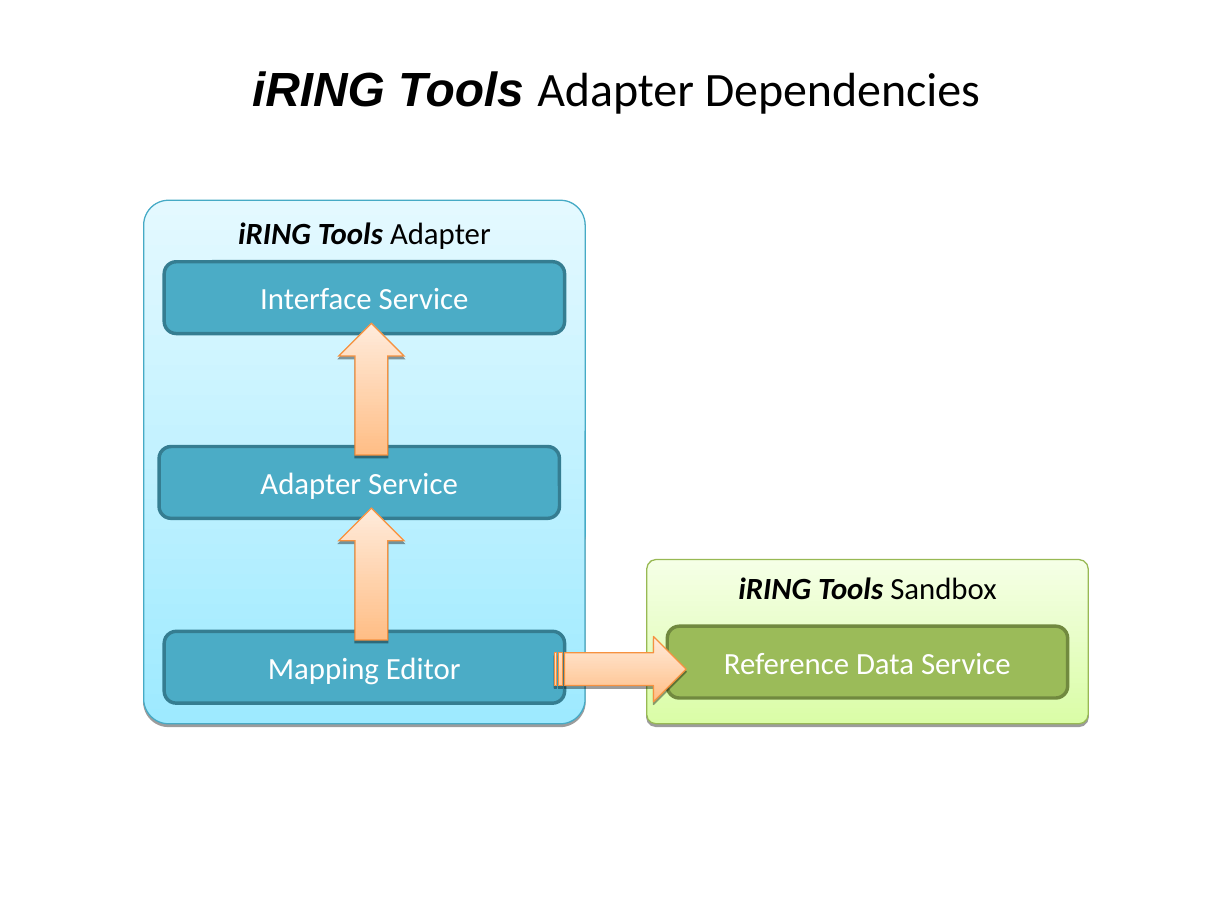
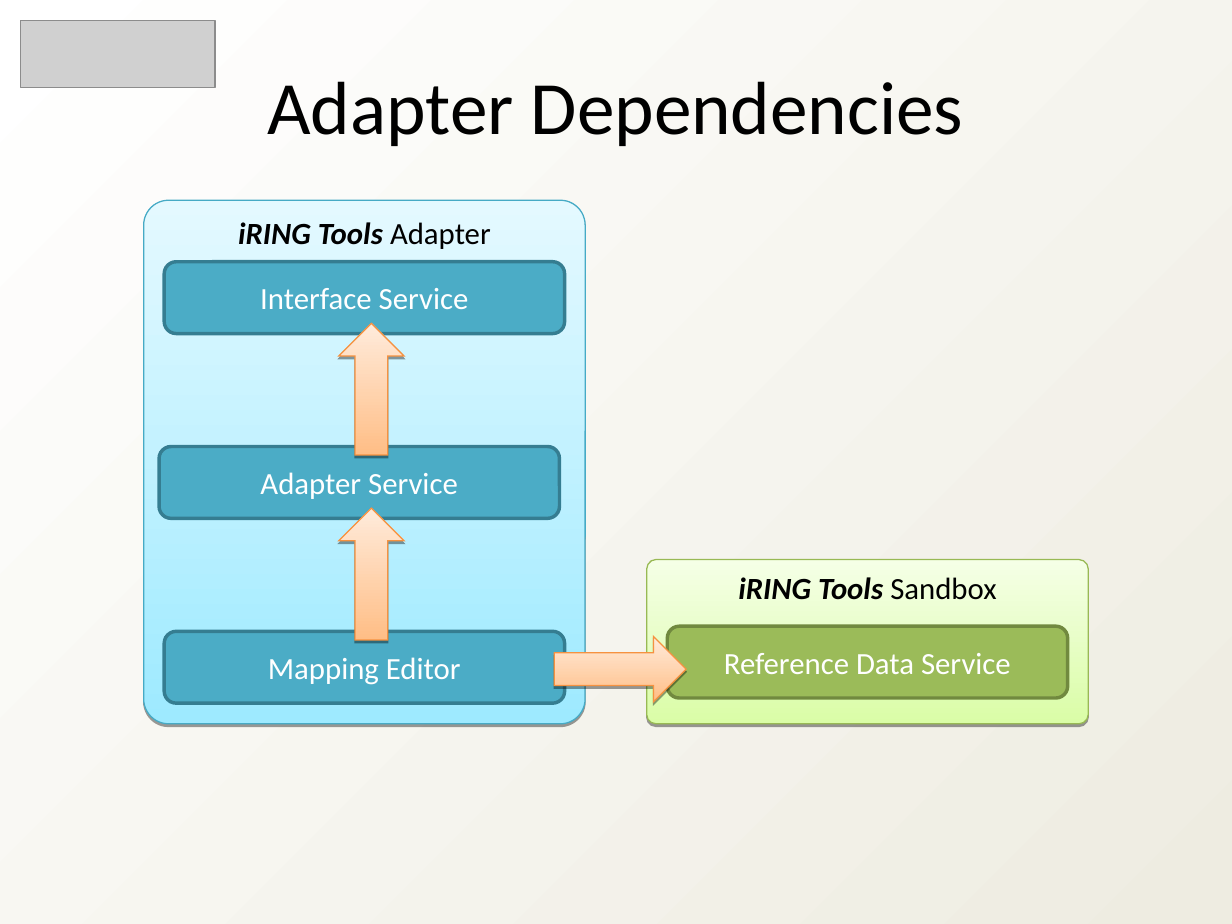
Before and after one commit to heyena/iring-tools, a slide deck: slide 3 of trunk/Documentation/iRING SDK Overview.ppt (slide 5 before the commit). Drawn at 1232x924 pixels with LibreOffice and Linux fonts; fonts in the diff are those of the drawing; grey boxes stand for pictures; background and template pictures are left out. Boxes give left, top, right and bottom in pixels: in the first picture for what was removed or moved away, otherwise in the second. Text is boxed around its words. In the diff, an @@ line names an element or a change of style, - is before the commit and + after.

```diff
--- a/trunk/Documentation/iRING SDK Overview.ppt
+++ b/trunk/Documentation/iRING SDK Overview.ppt
@@ background picture (left out) to gradient #FFFFFF to #EEECE1 @@
@@ picture added at (x1=21, y1=21, x2=216, y2=87) @@
@@ text at (x1=267, y1=81, x2=963, y2=146): text changed; size 28 to 44 pt @@
-iRING Tools Adapter Dependencies
+Adapter Dependencies
@@ freeform shape removed at (x1=554, y1=637, x2=686, y2=702) @@
@@ right arrow added at (x1=554, y1=637, x2=686, y2=702), fill gradient #FFBE86 to #FFEBDB, outline #F69240 0.74 pt @@
```
Also in this commit, not shown: 9 other slides changed, 5 slides added, 5 slides removed, 1 other file.
